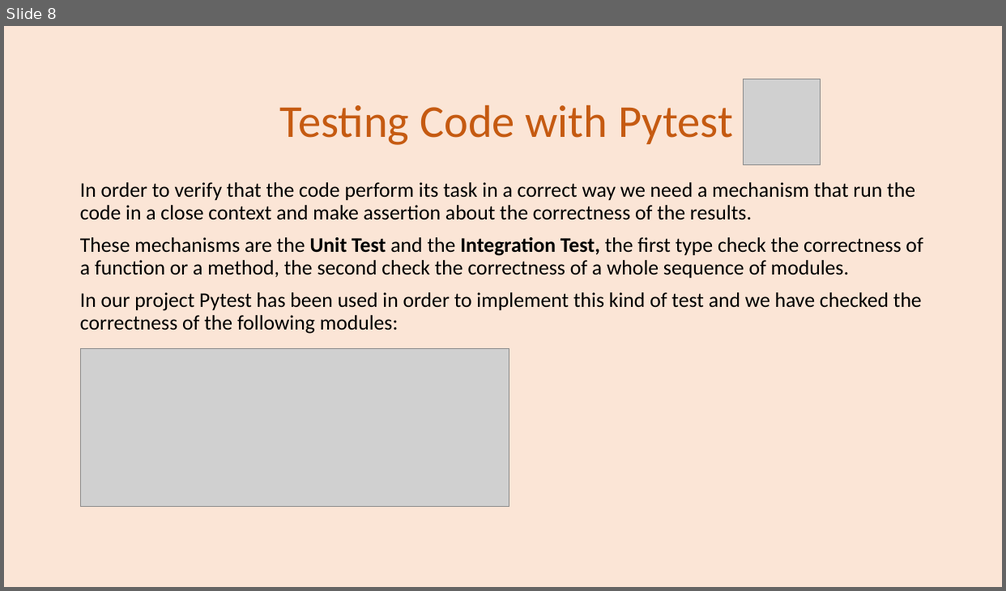
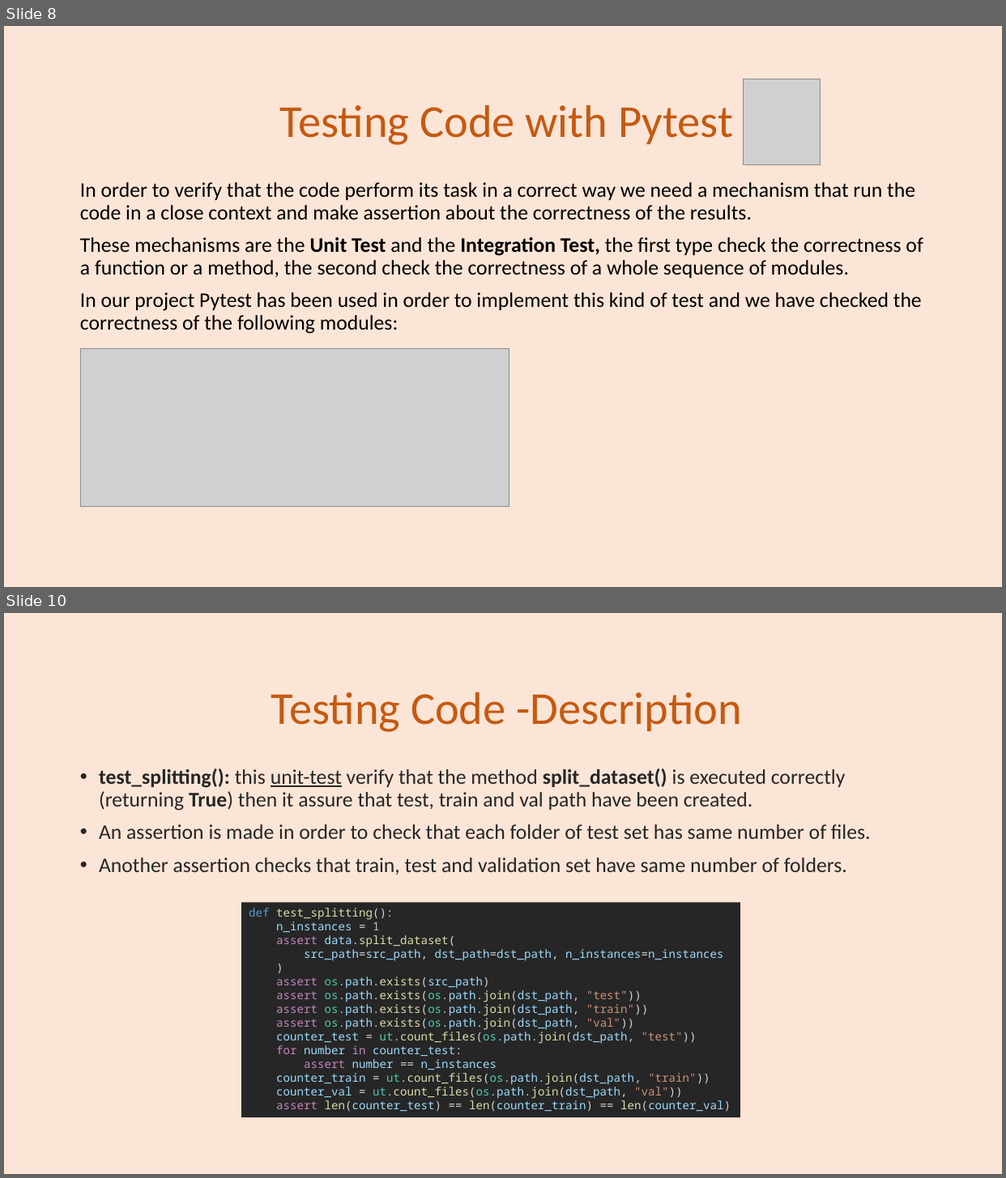
Before and after one commit to se4ai2223-uniba/architectural-style-recognition, a slide deck: docs/ArchiNet Team-Milestone 3.pptx. Shown one above the other, each under a label of ours: slide 8 before the commit, slides 8 and 10 after it; the slides between them are not shown. The pictures are 1006x591 and 1006x1178 pixels, drawn with LibreOffice and Linux fonts; fonts in the diff are those of the drawing; grey boxes stand for pictures. Boxes give left, top, right and bottom in pixels: in the first picture for what was removed or moved away, otherwise in the second. Text is boxed around its words. In the diff, an @@ line names an element or a change of style, - is before the commit and + after.

```diff
--- a/docs/ArchiNet Team-Milestone 3.pptx
+++ b/docs/ArchiNet Team-Milestone 3.pptx
@@ slide 10 added at [4, 613, 1002, 1174], background #FBE5D6 @@
@@ title added at [271, 692, 742, 732], 44 pt, text #C55A11 @@
+Testing Code -Description
@@ text added at [99, 769, 871, 875], 20 pt, text #262626 @@
+• test_splitting(): this unit-test verify that the method split_dataset() is executed correctly (returning True) then it assure that test, train and val path have been created.
+• An assertion is made in order to check that each folder of test set has same number of files.
+• Another assertion checks that train, test and validation set have same number of folders.
@@ rectangle added at [241, 903, 740, 1118], fill #262626, 11 pt, text #9CDCFE @@
+def test_splitting():
+n_instances = 1
+assert data.split_dataset(
+src_path=src_path, dst_path=dst_path, n_instances=n_instances
+)
+assert os.path.exists(src_path)
+assert os.path.exists(os.path.join(dst_path, "test"))
+assert os.path.exists(os.path.join(dst_path, "train"))
+assert os.path.exists(os.path.join(dst_path, "val"))
+counter_test = ut.count_files(os.path.join(dst_path, "test"))
+for number in counter_test:
+assert number == n_instances
+counter_train = ut.count_files(os.path.join(dst_path, "train"))
+counter_val = ut.count_files(os.path.join(dst_path, "val"))
+assert len(counter_test) == len(counter_train) == len(counter_val)
```
Also in this commit, not shown: 10 other slides added, 3 other files.
